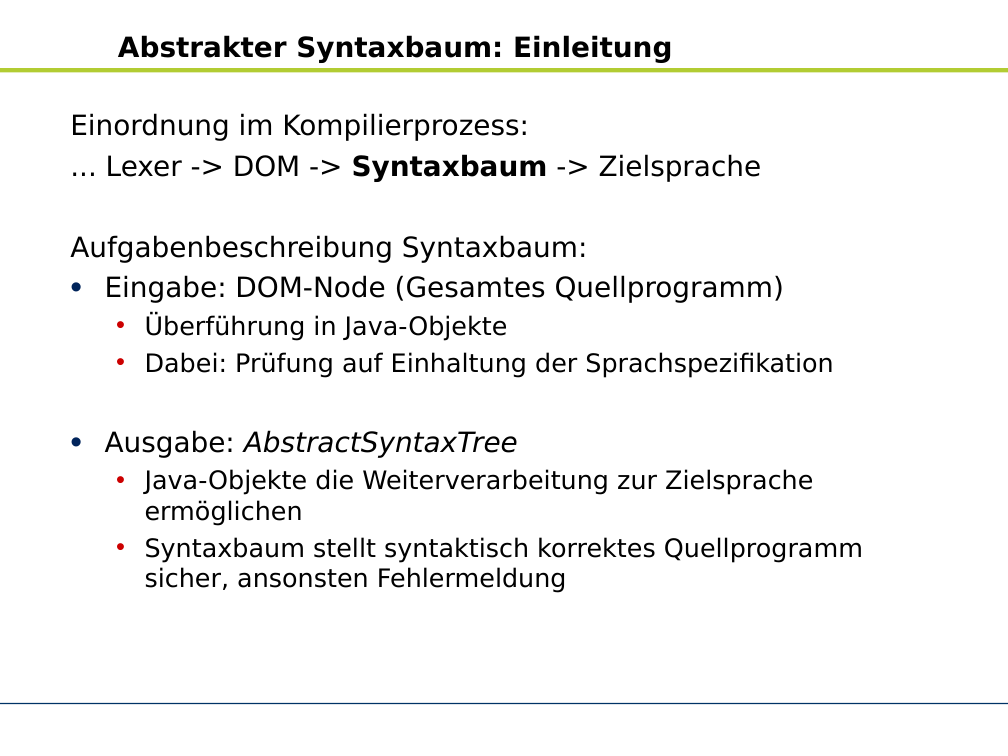
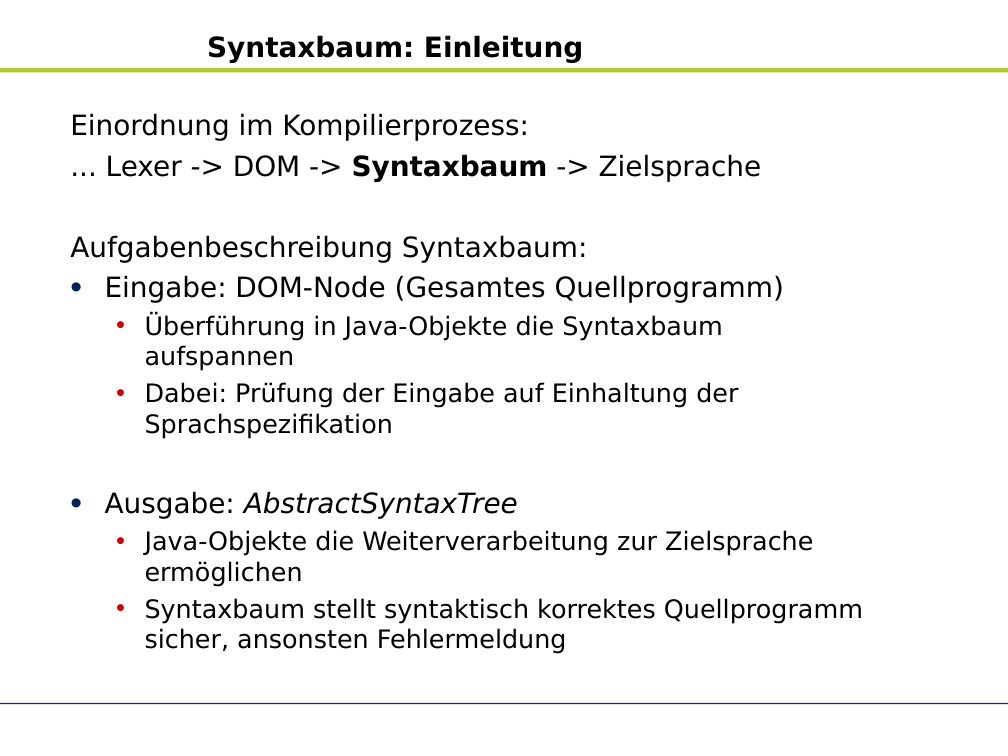
Before and after one commit to zhongxinhua/sose10-swp-uebersetzerbau, a slide deck: slide 4 of trunk/dokumentation/AR_SWP Uebersetzerbau (SS10)_v2.pptx. Drawn at 1008x756 pixels with LibreOffice and Linux fonts; fonts in the diff are those of the drawing; background and template pictures are left out. Boxes give left, top, right and bottom in pixels: in the first picture for what was removed or moved away, otherwise in the second. Text is boxed around its words. In the diff, an @@ line names an element or a change of style, - is before the commit and + after.

```diff
--- a/trunk/dokumentation/AR_SWP Uebersetzerbau (SS10)_v2.pptx
+++ b/trunk/dokumentation/AR_SWP Uebersetzerbau (SS10)_v2.pptx
@@ title at (207,35,583,62): text changed @@
-Abstrakter Syntaxbaum: Einleitung
+Syntaxbaum: Einleitung
@@ text at (145,315,738,439): text changed @@
-  • Überführung in Java-Objekte
-  • Dabei: Prüfung auf Einhaltung der Sprachspezifikation
+  • Überführung in Java-Objekte die Syntaxbaum aufspannen
+  • Dabei: Prüfung der Eingabe auf Einhaltung der Sprachspezifikation
```
Also in this commit, not shown: 5 other slides changed, 6 slides added, 2 slides removed.
